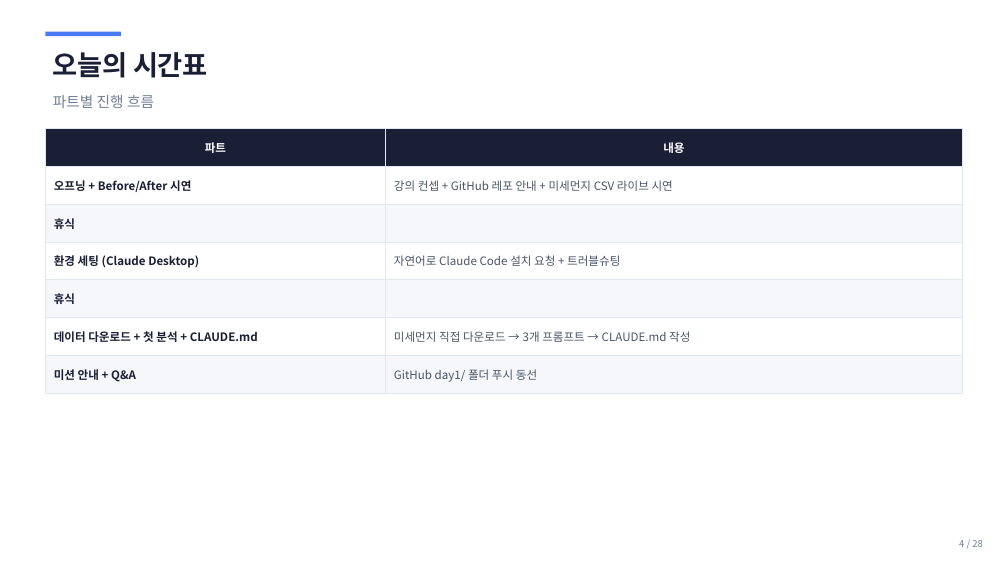
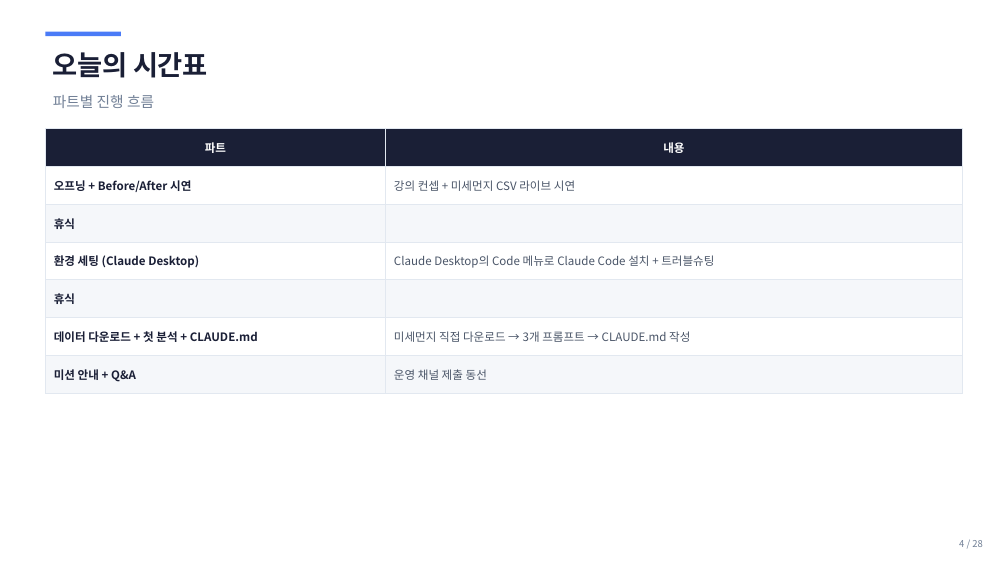
Before and after one commit to sujinpark-datapopcorn/inflearn_ccd_challenge, a slide deck: slide 4 of ppt/b2g_day1_setup.pptx. Drawn at 1008x567 pixels with LibreOffice and Linux fonts; fonts in the diff are those of the drawing. Boxes give left, top, right and bottom in pixels: in the first picture for what was removed or moved away, otherwise in the second. Text is boxed around its words. In the diff, an @@ line names an element or a change of style, - is before the commit and + after.

```diff
--- a/ppt/b2g_day1_setup.pptx
+++ b/ppt/b2g_day1_setup.pptx
@@ table at (x1=45, y1=129, x2=963, y2=386) @@
-row 2, column 2: 강의 컨셉 + GitHub 레포 안내 + 미세먼지 CSV 라이브 시연
+row 2, column 2: 강의 컨셉 + 미세먼지 CSV 라이브 시연
-row 4, column 2: 자연어로 Claude Code 설치 요청 + 트러블슈팅
+row 4, column 2: Claude Desktop의 Code 메뉴로 Claude Code 설치 + 트러블슈팅
-row 7, column 2: GitHub day1/ 폴더 푸시 동선
+row 7, column 2: 운영 채널 제출 동선
```
Also in this commit, not shown: 13 other slides changed, 2 slides added, 2 slides removed, 8 other files.
